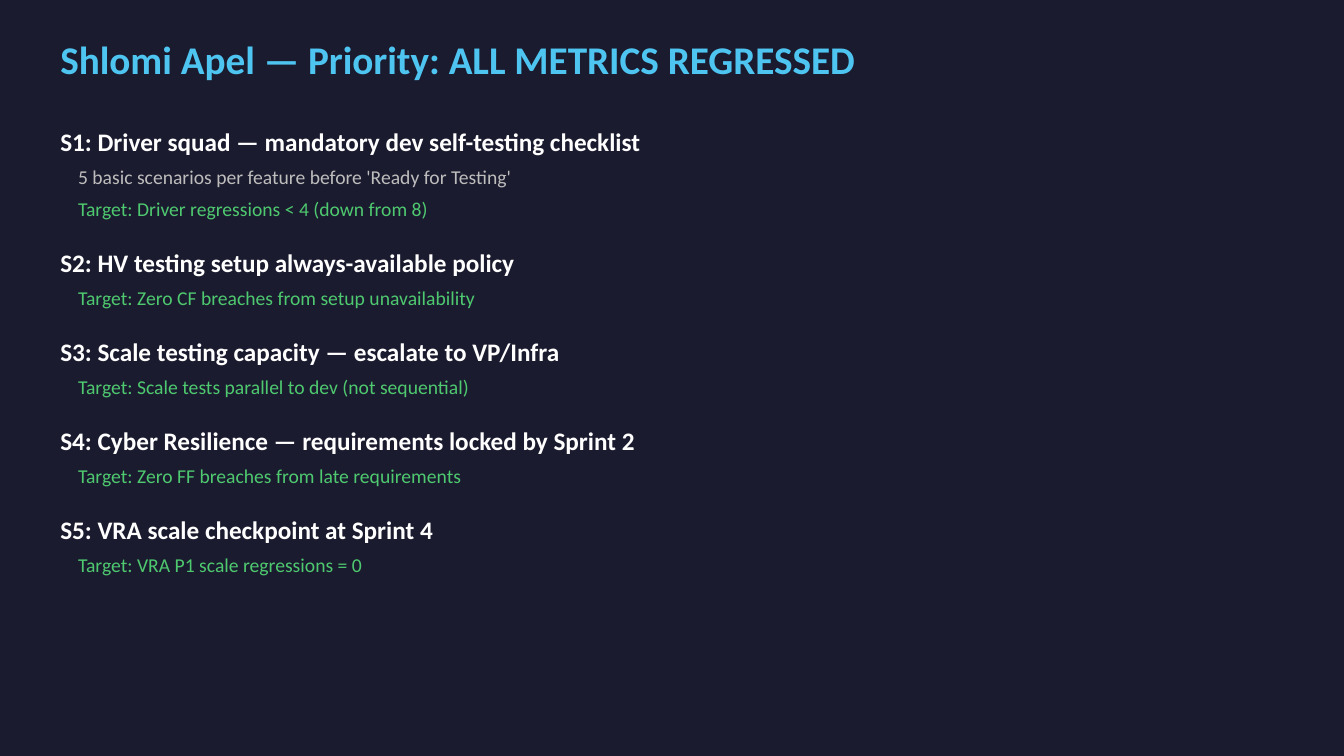
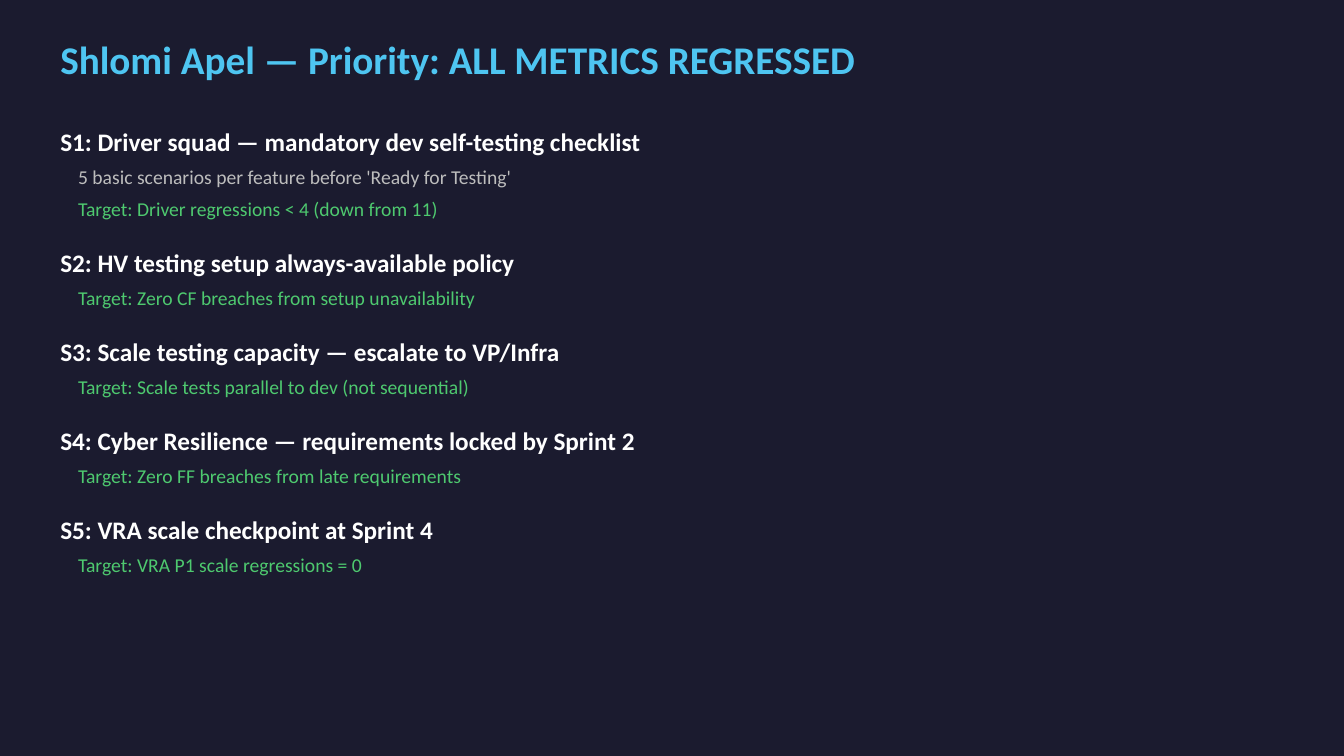
Before and after one commit to sandra-biton/retro, a slide deck: slide 22 of retro_109_presentation.pptx. Drawn at 1344x756 pixels with LibreOffice and Linux fonts; fonts in the diff are those of the drawing. Boxes give left, top, right and bottom in pixels: in the first picture for what was removed or moved away, otherwise in the second. Text is boxed around its words. In the diff, an @@ line names an element or a change of style, - is before the commit and + after.

```diff
--- a/retro_109_presentation.pptx
+++ b/retro_109_presentation.pptx
@@ text at bbox=[78, 202, 438, 220]: text changed @@
-Target: Driver regressions < 4 (down from 8)
+Target: Driver regressions < 4 (down from 11)
```
Also in this commit, not shown: 10 other slides changed, 1 other file.
